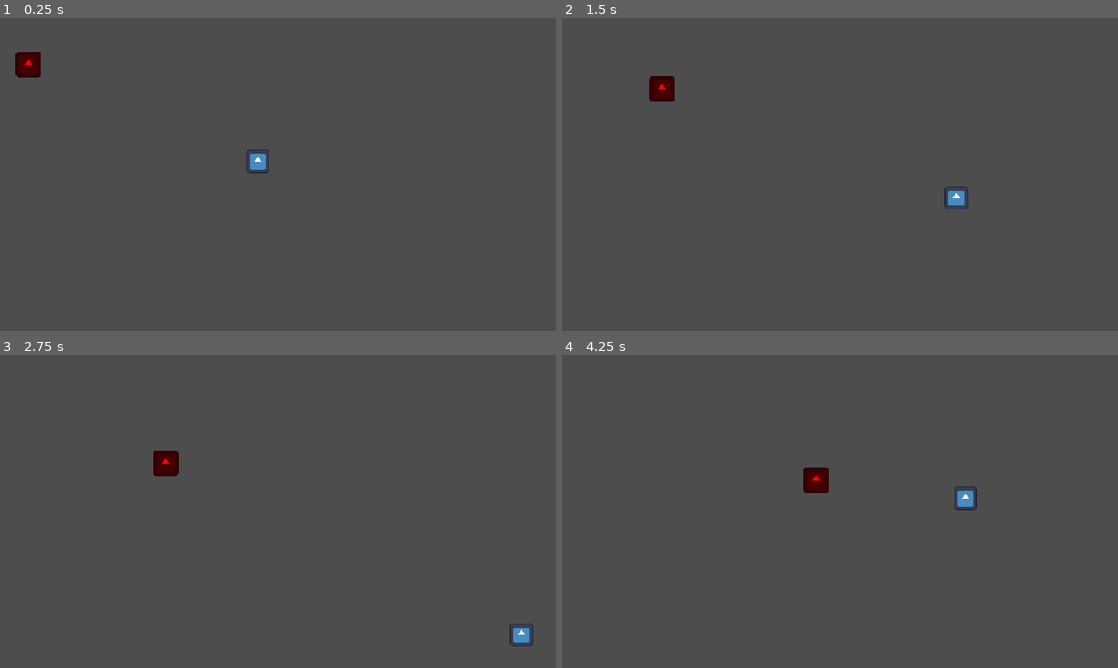
Above: before the commit, frames 1-4 (two rows, left to right).
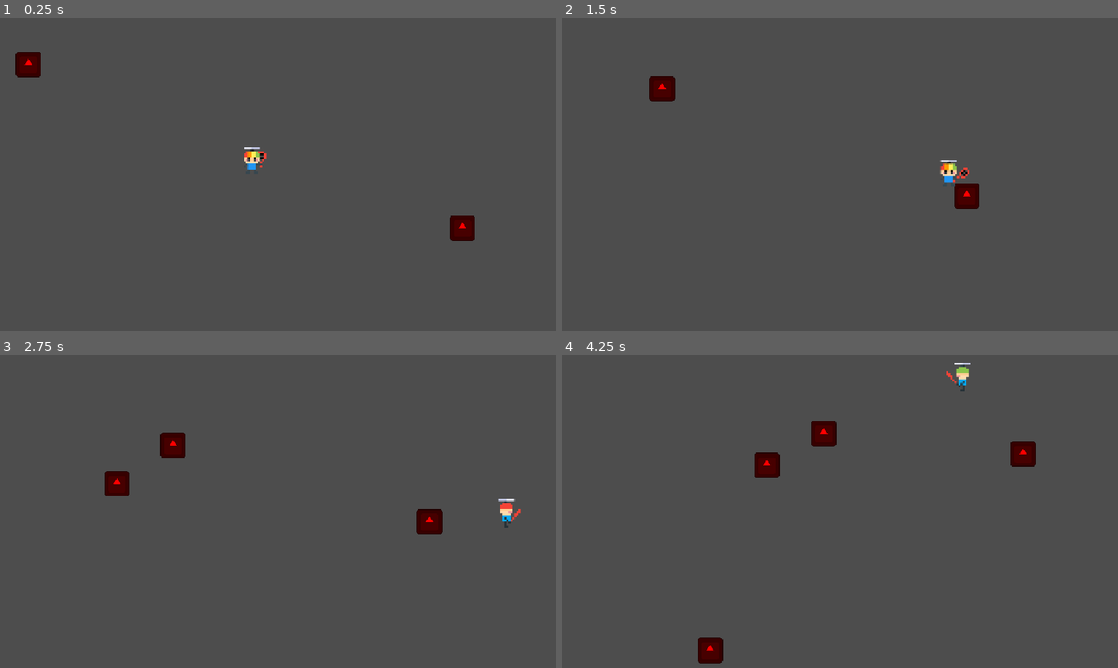
Above: after the commit, the same moments.

Repository: butteredsaltedtoast/haven-game
Game: Godot game, scene res://levels/main.tscn
The game is run twice, just before and just after one commit, with the same random seed, the same clock (stepped at 60 frames per second) and the same inputs. The engine's default icon, where the game draws it, is replaced by a stand-in: a white triangle on a blue panel in a dark square.
Inputs (mouse positions are in pixels of both pictures, inside the frame that each line leads up to):
- Up to frame 1 (0.25 s): no input
- Up to frame 2 (1.5 s): move the mouse to (956, 165) at 0.52 s; press the mouse at (956, 165) at 0.53 s; hold D (right) 0.53-1.28 s; move the mouse to (712, 196) at 1.27 s; release the mouse at (712, 196) at 1.28 s; hold S (down) from 1.28 s (still down); click (712, 196) at 1.35 s
- Up to frame 3 (2.75 s): move the mouse to (322, 445) at 2.02 s; release S (down) at 2.03 s; press the mouse at (322, 445) at 2.03 s; hold D (right) from 2.03 s (still down)
- Up to frame 4 (4.25 s): move the mouse to (795, 583) at 2.77 s; release D (right) at 2.78 s; release the mouse at (795, 583) at 2.78 s; hold W (up) 2.78-3.53 s; click (795, 583) at 2.85 s; move the mouse to (1001, 567) at 3.52 s; press the mouse at (1001, 567) at 3.53 s; hold A (left) from 3.53 s (still down)

The runs differ from the first frame. In frame 1, 0.6% of the frame differs, in the area x 43-86%, y 41-72%; in frame 2, 0.7%; in frame 3, 1.7%; in frame 4, 2.2%, in the area x 24-86%, y 2-99%.

Commit message:
assets and player fixes

Diff:
--- a/levels/spawner.gd
+++ b/levels/spawner.gd
@@ -16,6 +16,16 @@
 func spawn_enemy() -> void:
 	if not is_instance_valid(GameState.player):
 		return
+	var spawn_pos: Vector2
+	var min_safe_distance: float = 120.0
+	var margin: float = 32.0
+	for attempt in 10:
+		spawn_pos = Vector2(
+			randf_range(margin, 960.0 - margin),
+			randf_range(margin, 540.0 - margin)
+		)
+		if spawn_pos.distance_to(GameState.player.global_position) >= min_safe_distance:
+			break
 	var enemy: Enemy = enemy_scene.instantiate()
-	enemy.position = GameState.player.global_position + Vector2(randf_range(0, 960), randf_range(0, 540))
 	enemies.add_child(enemy)
+	enemy.global_position = spawn_pos
--- a/player/player.gd
+++ b/player/player.gd
@@ -3,6 +3,8 @@
 
 @export var speed: float = 300.0
 @export var max_hp: float = 100.0
+
+@onready var asprite: AnimatedSprite2D = $AnimatedSprite2D
 
 var hp: float = 0.0
 var level: float = 0.0
@@ -17,6 +19,7 @@
 }
 
 var current_state = STATES.IDLE
+var last_dir: String = "down"
 
 func _ready() -> void:
 	GameState.player = self
@@ -32,3 +35,14 @@
 		current_state = STATES.IDLE
 
 	move_and_slide()
+	update_animation(direction)
+
+func update_animation(direction: Vector2) -> void:
+	if direction == Vector2.ZERO:
+		asprite.play("idle_" + last_dir)
+		return
+	if abs(direction.x) > abs(direction.y):
+		last_dir = "right" if direction.x > 0 else "left"
+	else:
+		last_dir = "down" if direction.y > 0 else "up"
+	asprite.play("idle_" + last_dir) # get a walk animation at some point?
--- a/player/player.tscn
+++ b/player/player.tscn
@@ -1,7 +1,72 @@
 [gd_scene format=3 uid="uid://bfdyfwu8s2lu7"]
 
 [ext_resource type="Script" uid="uid://vxm50drr35ye" path="res://player/player.gd" id="1_i0non"]
-[ext_resource type="Texture2D" uid="uid://cts4uf54q8g4j" path="res://icon.svg" id="2_mvt22"]
+[ext_resource type="Texture2D" uid="uid://cgsxgtvilf2x3" path="res://assets/player_spritesheet.png" id="2_rkbax"]
+
+[sub_resource type="AtlasTexture" id="AtlasTexture_g1dw6"]
+atlas = ExtResource("2_rkbax")
+region = Rect2(0, 0, 80, 80)
+
+[sub_resource type="AtlasTexture" id="AtlasTexture_yw30f"]
+atlas = ExtResource("2_rkbax")
+region = Rect2(80, 0, 80, 80)
+
+[sub_resource type="AtlasTexture" id="AtlasTexture_qjkh3"]
+atlas = ExtResource("2_rkbax")
+region = Rect2(640, 0, 80, 80)
+
+[sub_resource type="AtlasTexture" id="AtlasTexture_g6k8r"]
+atlas = ExtResource("2_rkbax")
+region = Rect2(720, 0, 80, 80)
+
+[sub_resource type="AtlasTexture" id="AtlasTexture_boad6"]
+atlas = ExtResource("2_rkbax")
+region = Rect2(320, 0, 80, 80)
+
+[sub_resource type="AtlasTexture" id="AtlasTexture_rgyib"]
+atlas = ExtResource("2_rkbax")
+region = Rect2(560, 0, 80, 80)
+
+[sub_resource type="SpriteFrames" id="SpriteFrames_o33cc"]
+animations = [{
+"frames": [{
+"duration": 1.0,
+"texture": SubResource("AtlasTexture_g1dw6")
+}, {
+"duration": 1.0,
+"texture": SubResource("AtlasTexture_yw30f")
+}],
+"loop": 1,
+"name": &"idle_down",
+"speed": 5.0
+}, {
+"frames": [{
+"duration": 1.0,
+"texture": SubResource("AtlasTexture_qjkh3")
+}],
+"loop": 1,
+"name": &"idle_left",
+"speed": 5.0
+}, {
+"frames": [{
+"duration": 1.0,
+"texture": SubResource("AtlasTexture_g6k8r")
+}],
+"loop": 1,
+"name": &"idle_right",
+"speed": 5.0
+}, {
+"frames": [{
+"duration": 1.0,
+"texture": SubResource("AtlasTexture_boad6")
+}, {
+"duration": 1.0,
+"texture": SubResource("AtlasTexture_rgyib")
+}],
+"loop": 1,
+"name": &"idle_up",
+"speed": 5.0
+}]
 
 [sub_resource type="CircleShape2D" id="CircleShape2D_g4v7s"]
 radius = 17.029387
@@ -11,9 +76,11 @@
 collision_mask = 3
 script = ExtResource("1_i0non")
 
-[node name="Sprite2D" type="Sprite2D" parent="." unique_id=89944007]
-scale = Vector2(0.296875, 0.296875)
-texture = ExtResource("2_mvt22")
+[node name="AnimatedSprite2D" type="AnimatedSprite2D" parent="." unique_id=1514429302]
+scale = Vector2(0.675, 0.67499995)
+sprite_frames = SubResource("SpriteFrames_o33cc")
+animation = &"idle_up"
 
 [node name="CollisionShape2D" type="CollisionShape2D" parent="." unique_id=1669053872]
+position = Vector2(9, 1)
 shape = SubResource("CircleShape2D_g4v7s")
Binary file added: assets/player_spritesheet.png
Not shown, added: assets/player_spritesheet.png.import
